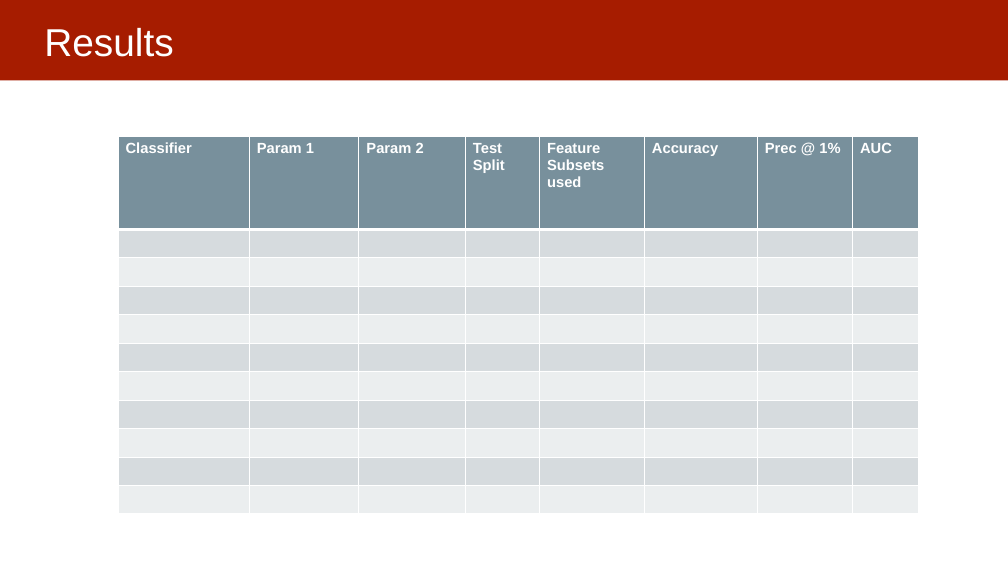
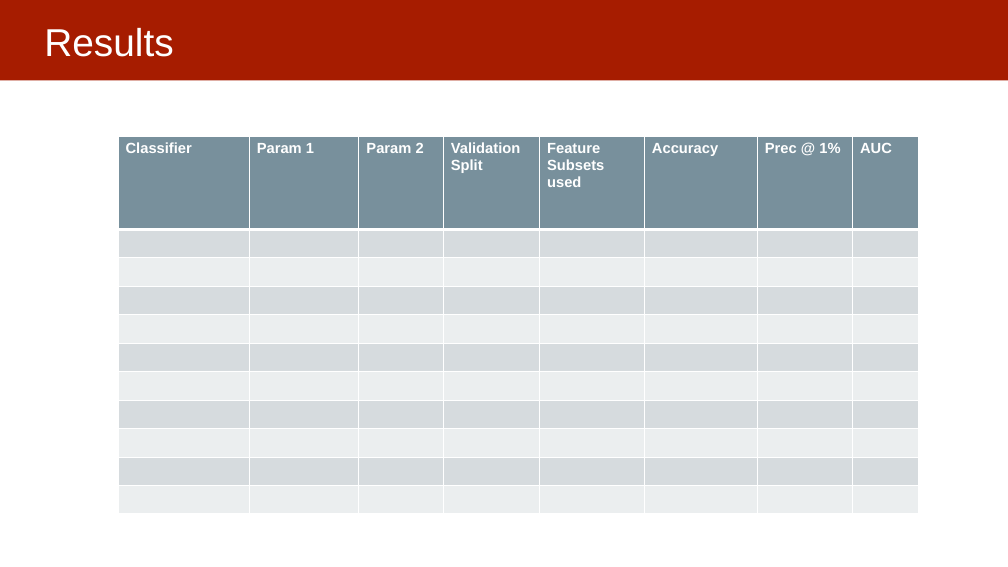
Before and after one commit to dssg/mlforpublicpolicylab, a slide deck: slide 23 of 07 - Performance and Evaluation Pt 2/Model Selection and Validation - Part II.pptx (slide 19 before the commit). Drawn at 1008x567 pixels with LibreOffice and Linux fonts; fonts in the diff are those of the drawing. Boxes give left, top, right and bottom in pixels: in the first picture for what was removed or moved away, otherwise in the second. Text is boxed around its words. In the diff, an @@ line names an element or a change of style, - is before the commit and + after.

Commit message:
updating validation II slides

```diff
--- a/07 - Performance and Evaluation Pt 2/Model Selection and Validation - Part II.pptx
+++ b/07 - Performance and Evaluation Pt 2/Model Selection and Validation - Part II.pptx
@@ table at bbox=[118, 137, 919, 514] @@
-row 1, column 4: Test Split
+row 1, column 4: Validation Split
```
Also in this commit, not shown: 15 other slides changed, 6 slides added, 2 slides removed.
